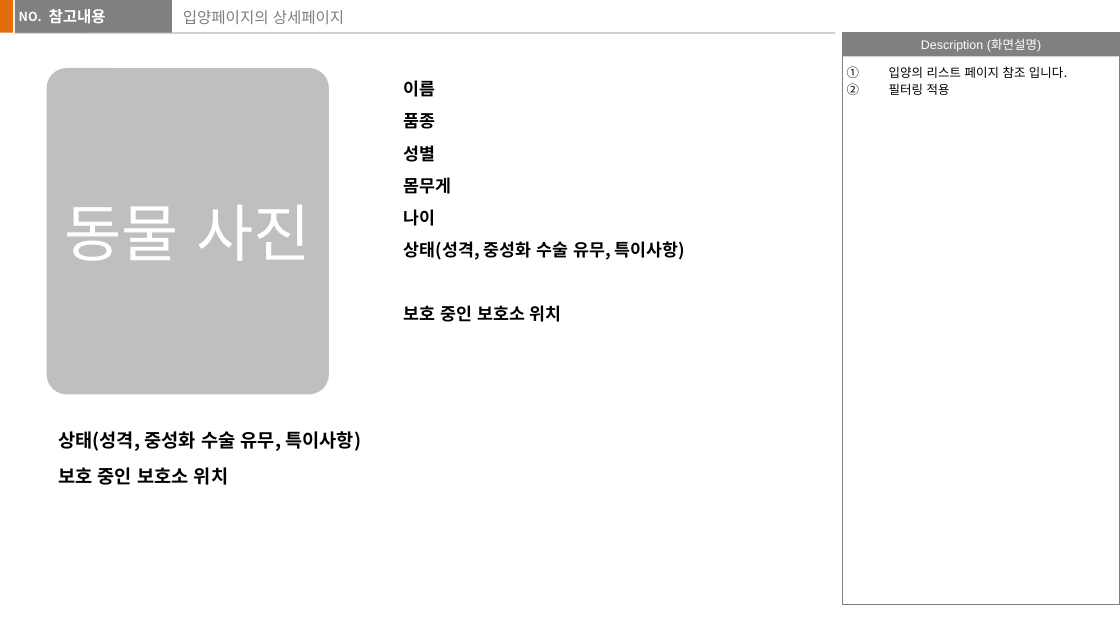
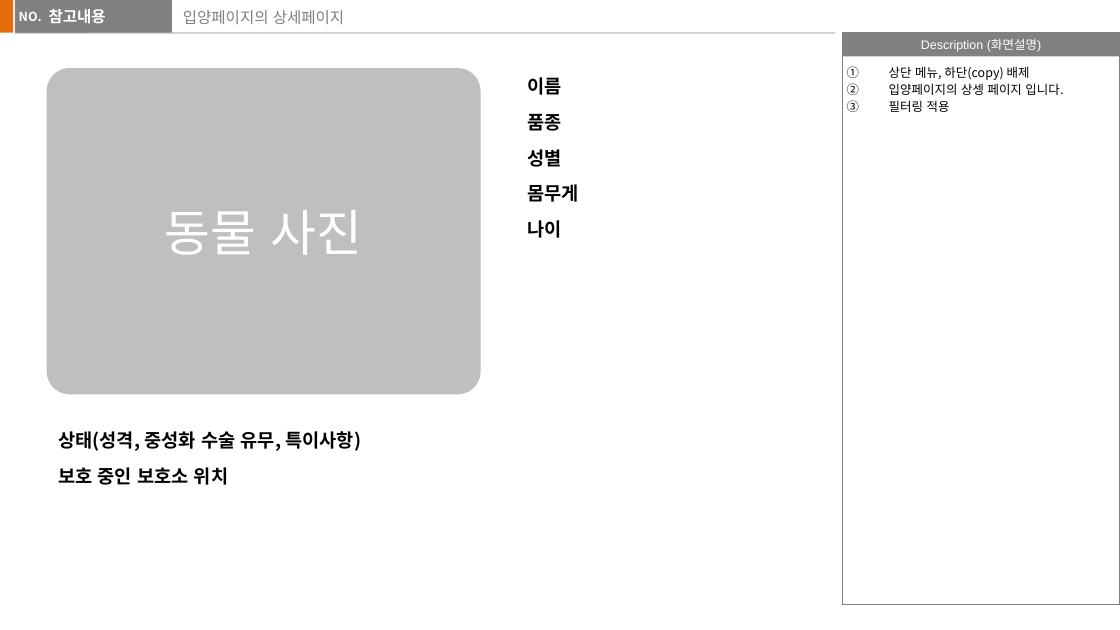
Before and after one commit to jaemikim/Notes, a slide deck: slide 9 of 기획문서/보보 (가칭)_v1.pptx (slide 8 before the commit). Drawn at 1120x630 pixels with LibreOffice and Linux fonts; fonts in the diff are those of the drawing. Boxes give left, top, right and bottom in pixels: in the first picture for what was removed or moved away, otherwise in the second. Text is boxed around its words. In the diff, an @@ line names an element or a change of style, - is before the commit and + after.

```diff
--- a/기획문서/보보 (가칭)_v1.pptx
+++ b/기획문서/보보 (가칭)_v1.pptx
@@ rounded rectangle "동물 사진": place and size @@
-rounded rectangle "동물 사진" at <box>47,68,329,394</box>
+rounded rectangle "동물 사진" at <box>47,68,480,394</box>
@@ rounded rectangle "동물 사진" at <box>47,68,480,394</box>: size 40 to 32 pt @@
@@ text "이름": place and size @@
-text "이름" at <box>404,80,685,322</box>
+text "이름" at <box>527,77,578,238</box>
@@ text "이름" at <box>527,77,578,238</box>: size 11.1 to 12 pt; line spacing 0.8 to 0.9 @@
@@ text at <box>889,66,1063,95</box>: text changed @@
-1. 입양의 리스트 페이지 참조 입니다.
+1. 상단 메뉴, 하단(copy) 배제
+2. 입양페이지의 상셍 페이지 입니다.
@@ text at <box>404,241,685,322</box>: paragraphs removed @@
-상태(성격, 중성화 수술 유무, 특이사항)
-보호 중인 보호소 위치
```
Also in this commit, not shown: 2 other slides changed, 2 slides added, 4 other files.
